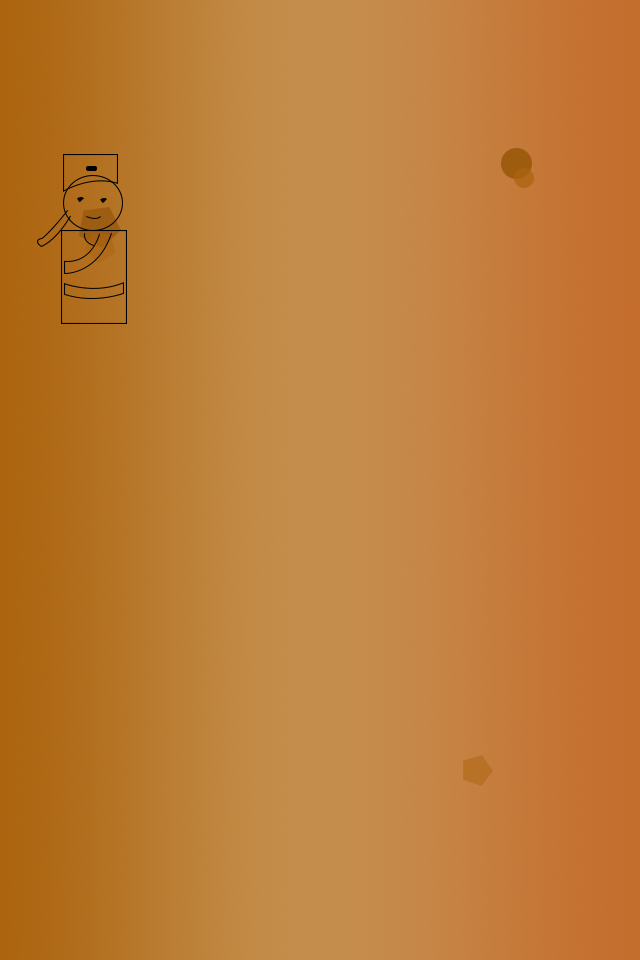
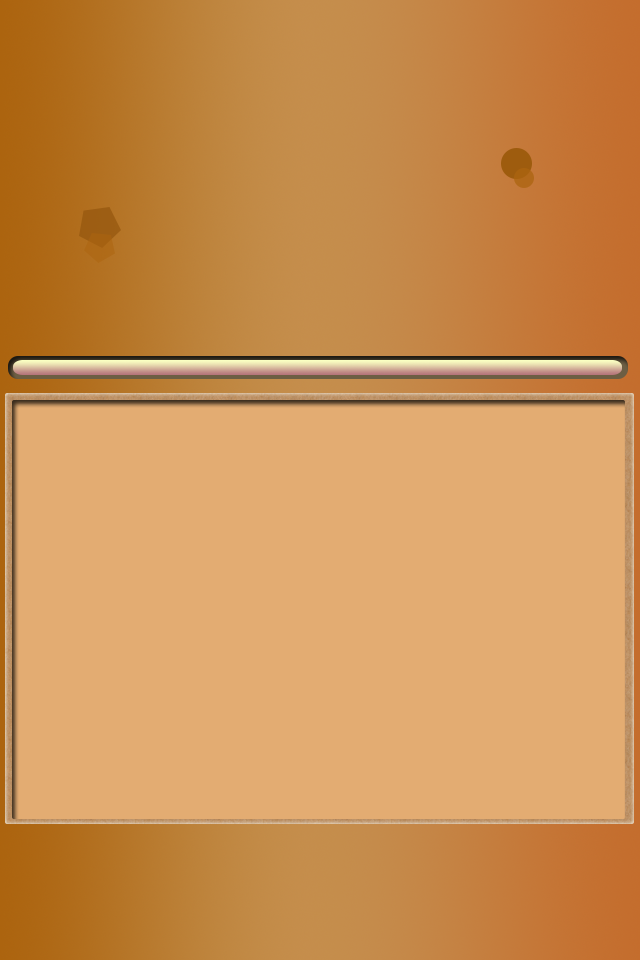
Revision of a layered w=640, h=960 image; what changed, layer by layer:
moved "圆角矩形 1" into group "书童" over [86, 166, 97, 171]
moved "形状 8" into group "书童" over [86, 216, 101, 218]
moved "形状 5" into group "书童" over [64, 282, 124, 299]
moved "形状 4" into group "书童" over [65, 233, 111, 273]
moved "形状 3" into group "书童" over [85, 233, 94, 245]
moved "形状 2" into group "书童" over [38, 210, 70, 246]
moved "矩形 1" into group "书童" over [61, 230, 127, 324]
moved "形状 1" into group "书童" over [63, 154, 118, 192]
moved "椭圆 3" into group "书童" over [63, 175, 123, 231]
added layer "进度条" in group "对战区域" over [13, 360, 622, 375]
added layer "进度条背景" in group "对战区域" over [8, 356, 628, 379]
added group "操作区域" with 2 layers above "背景" over [5, 393, 634, 824]
added layer "圆角矩形 2 副本" in group "操作区域" over [12, 400, 625, 819]
added layer "圆角矩形 2" in group "操作区域" over [5, 393, 634, 824]
